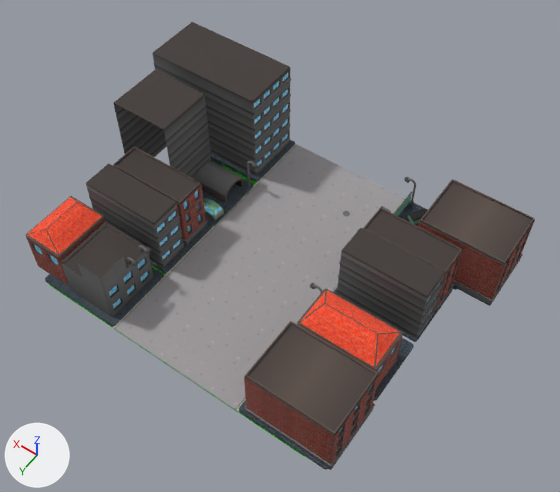
The FBX model Assets/Models/Map/Map_props2.fbx, before and after one commit.
Camera for both pictures: a 50 mm lens placed at (-31.4, 70.1, 83.0), pointed at (3.9, 20.7, 5.3). The axes (+X, +Y, +Z) are drawn at lower left. The lights are the same throughout. Where no turn or scale is listed for an object, it has been applied to the vertices.

The scene before the commit, as lines of its bpy script (objects in view):
```python
ob_cube_004 = bpy.data.objects.new('Cube.004', me_cube_009)
ob_cube_004.location = (17.9, 4.6, 1.0)
ob_cube_010 = bpy.data.objects.new('Cube.010', me_cube_004)
ob_cube_010.location = (19.7, 13.6, 1.3)
ob_cube_012 = bpy.data.objects.new('Cube.012', me_cube_020)
ob_cube_012.location = (27.1, 12.6, 1.0)
ob_cube_028 = bpy.data.objects.new('Cube.028', me_cube_040)
ob_cube_028.location = (27.2, 29.4, 1.0)
ob_cube_031 = bpy.data.objects.new('Cube.031', me_cube_043)
ob_cube_031.location = (20.5, 33.1, -0.1)
ob_cube_032 = bpy.data.objects.new('Cube.032', me_cube_044)
ob_cube_032.location = (27.8, 35.3, 4.1)
ob_cube_033 = bpy.data.objects.new('Cube.033', me_cube_045)
ob_cube_033.location = (27.8, 33.8, 4.1)
ob_plane_002 = bpy.data.objects.new('Plane.002', me_plane_006)
ob_plane_002.parent = ob_нач_1
ob_plane_002.location = (0.0628, 5.0, 0.0)
ob_plane_002.scale = (1.02, 0.99, 1.0)
ob_plane_016 = bpy.data.objects.new('Plane.016', me_plane_019)
ob_plane_016.parent = ob_нач_4
ob_plane_016.location = (0.0483, 5.0, 0.0)
ob_plane_016.scale = (1.02, 0.99, 1.0)
# also in view: 'Cube.026' at (-12.8, 26.4, 4.0); 'Дом1.004' at (-13.1, 12.5, 4.2); 'Cube.009' at (18.8, 15.2, 0.0); 'Cube.014' at (-13.1, 17.3, 4.5); 'Cube.030' at (18.9, 35.0, -0.1)
```
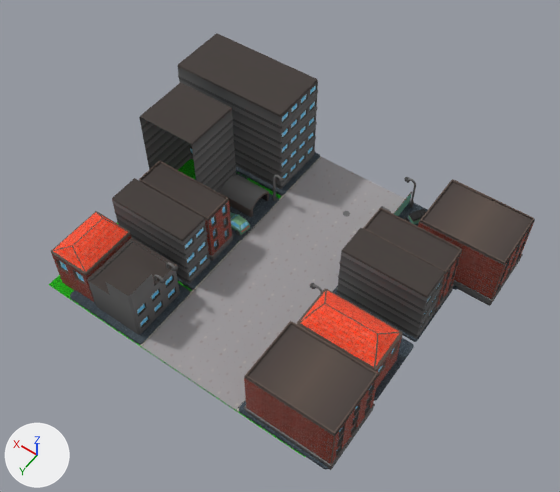
Boxes (x1, y1, x2, y2) around the edits, measured in the pictures (560 x 492 px):
'Cube.004', moved: before (201, 44, 291, 176); after (227, 56, 318, 189)
'Cube.012', moved: before (114, 70, 211, 179); after (139, 83, 236, 193)
'Cube.031', moved: before (61, 222, 153, 317); after (87, 238, 180, 335)
'Plane.002', rescaled (17% narrower, 13% shorter): before (256, 144, 405, 236); after (282, 156, 405, 236)
'Cube.024', moved: before (119, 182, 184, 268); after (146, 198, 210, 284)
'Cube.006', moved: before (153, 22, 240, 93); after (178, 33, 266, 106)
'Cube.032', moved: before (25, 214, 83, 285); after (51, 230, 109, 302)
'Дом1.006', moved: before (146, 164, 207, 245); after (172, 179, 234, 261)
'Cube.028', moved: before (86, 164, 141, 234); after (112, 178, 169, 250)
'Cube.010', moved: before (194, 161, 244, 203); after (219, 175, 269, 217)
'Cube.033', moved: before (49, 196, 106, 241); after (74, 211, 132, 258)
'Дом1.007', moved: before (113, 146, 166, 184); after (139, 161, 193, 199)
'Cube.070', moved: before (45, 273, 82, 303); after (70, 290, 108, 321)

What the commit changed:
Object 'Plane.002' (ob_plane_002) is rescaled from (1.02, 0.99, 1.0) to (0.782, 0.99, 1.0).
Object 'Cube.032' (ob_cube_032) moves from (27.8, 35.3, 4.1) to (23.2, 35.3, 4.1).
Object 'Дом1.006' (ob_дом1_006) moves from (21.1, 25.8, 1.0) to (16.6, 25.8, 1.0).
Object 'Cube.004' (ob_cube_004) moves from (17.9, 4.6, 1.0) to (13.4, 4.6, 1.0).
Object 'Cube.031' (ob_cube_031) moves from (20.5, 33.1, -0.1) to (15.9, 33.1, -0.1).
Object 'Cube.010' (ob_cube_010) moves from (19.7, 13.6, 1.3) to (15.2, 13.6, 1.3).
Object 'Дом1.007' (ob_дом1_007) moves from (24.1, 19.1, 1.0) to (19.6, 19.1, 1.0).
Object 'Cube.024' (ob_cube_024) moves from (18.0, 25.0, 1.0) to (13.4, 25.0, 1.0).
Object 'Cube.006' (ob_cube_006) moves from (32.9, 4.6, 1.0) to (28.4, 4.6, 1.0).
Object 'Cube.028' (ob_cube_028) moves from (27.2, 29.4, 1.0) to (22.7, 29.4, 1.0).
Object 'Cube.070' (ob_cube_070) moves from (27.6, 35.0, -0.1) to (23.0, 35.0, -0.1).
Object 'Cube.012' (ob_cube_012) moves from (27.1, 12.6, 1.0) to (22.6, 12.6, 1.0).
Object 'Cube.033' (ob_cube_033) moves from (27.8, 33.8, 4.1) to (23.2, 33.8, 4.1).
